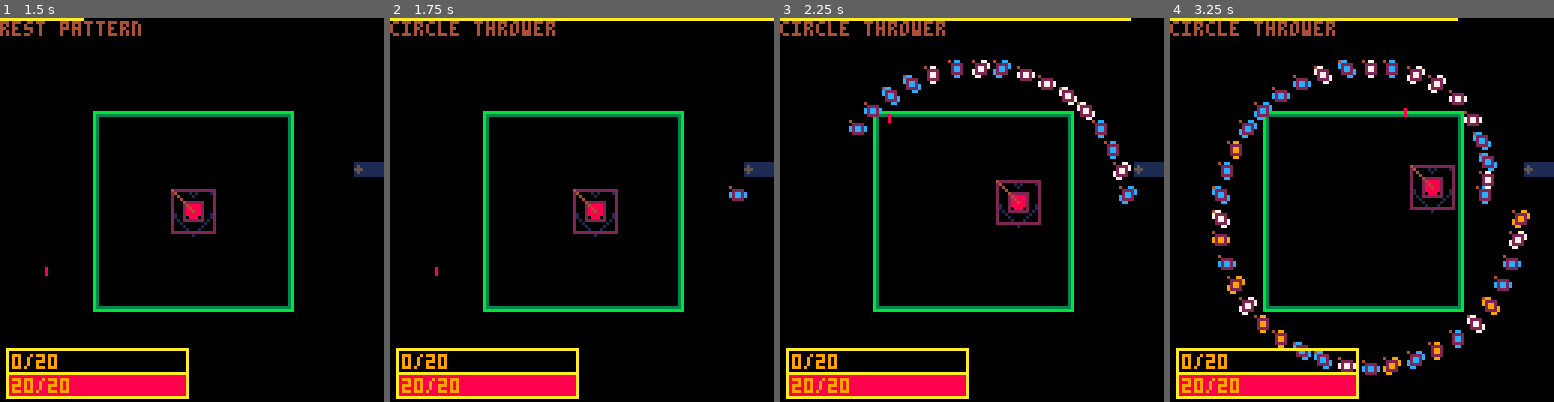
Above: before the commit, frames 1-4 (left to right).
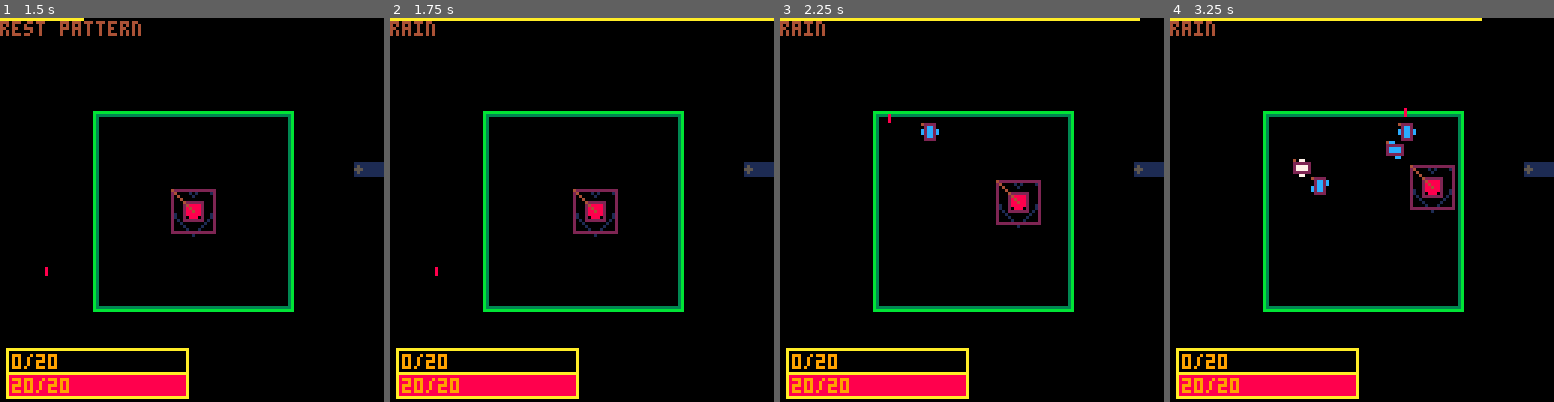
Above: after the commit, the same moments.

Repository: GiovanH/Pico8_Dev
Game: PICO-8 cartridge undertale.p8
Two runs of this game, one before a commit and one after it. Both use one fixed random seed, a clock stepped at 60 frames per second and the inputs below.
Inputs (mouse positions are in pixels of both pictures, inside the frame that each line leads up to):
- Up to frame 1 (1.5 s): tap X (X key) at 0.33, 1.07 s; click (280, 121) at 0.67 s; tap O (Z key) at 0.7 s; click (46, 267) at 1.22 s
- Up to frame 2 (1.75 s): hold Right from 1.6 s (still down); tap O (Z key) at 1.7 s
- Up to frame 3 (2.25 s): click (887, 114) at 1.77 s; tap X (X key) at 1.85 s; release Right at 2.1 s; tap O (Z key) at 2.1 s; hold Up from 2.15 s (still down)
- Up to frame 4 (3.25 s): click (1342, 259) at 2.32 s; release Up at 2.42 s; hold Right 2.47-3.03 s; tap O (Z key) at 2.5, 2.9 s; click (1404, 106) at 2.87 s; tap X (X key) at 2.97 s; hold Left from 3.08 s (still down)

Frame 1 is identical in both runs. In frame 2, 0.9% of the frame differs, in the area x 0-93%, y 0-48%; in frame 3, 3.2%; in frame 4, 7.1%, in the area x 0-94%, y 0-93%.

Commit message:
Fixes, auto-center bullets

Diff:
--- a/undertale.p8
+++ b/undertale.p8
@@ -255,7 +255,6 @@
 function sort(list, keyfunc)
  for i = 2, #list do
   for j = i, 2, -1 do
-   printa(keyfunc, keyfunc(list[j-1]), keyfunc(list[j]))
    if keyfunc(list[j-1]) > keyfunc(list[j]) then
     list[j], list[j-1] = list[j-1], list[j]
    else
@@ -898,7 +897,7 @@
  for _,obj in pairs(self.stage.objects) do
   if obj != self then
    if self.hbox:overlaps(obj.hbox) then
-    if (obj.oncollide and obj:canhit(self) and not obj._grazed) then
+    if (obj.oncollide and obj:canhit(self.soul) and not obj._grazed) then
      self.soul:ongraze(obj)
      obj._grazed = true
     end
@@ -920,12 +919,17 @@
  dynamic = true,
  ttl = 200,
  dmg = 1,
+ hbox_offset = 'CENTER',
+ anchor = 'CENTER',
  bsize = vec(5, 5),
  vel = vec(0, 0.3),
  acc = vec(0, 0),
  dmg_color = nil
 }
 function t_bullet:init(pos)
+ -- Center
+ if (self.hbox_offset == 'CENTER') self.hbox_offset = self.bsize / -2
+ if (self.anchor == 'CENTER') self.anchor = self.size / -2
  mob.init(self, pos, self.spr, self.size)
  self.dmg_color = rndc{nil, "blue", "orange"}
 end
@@ -956,6 +960,8 @@
  frame_len = 4,
  dmg = 1,
  bsize = vec(5, 5),
+ hbox_offset = vec(1, 0),
+ anchor = vec(0),
  vel = vec(0, 0.3)
 }
 function b_fall:update()
@@ -975,13 +981,14 @@
 end
 
 local b_mine = t_bullet:extend{
- ttl = 400,
+ ttl = 800,
  anim = {001},
  frame_len = 4,
  dmg = 1,
+ size = vec(4),
  bsize = vec(4),
- anchor = vec(-2),
- hbox_offset = vec(-2),
+ -- anchor = vec(-2),
+ -- hbox_offset = vec(-2),
  vel = vec(0, 0)
 }
 
@@ -990,8 +997,9 @@
  anim = {016, 017, 018, 019},
  frame_len = 4,
  dmg = 1,
- bsize = vec(4, 4),
- hbox_offset = vec(1, 1),
+ size = vec(6),
+ bsize = vec(4),
+ -- hbox_offset = vec(1, 1),
  vel = vec(0, 0)
 }
 function b_thrown:init(pos, delay)
@@ -1101,13 +1109,14 @@
  shuffle_table(vecs)
  for v in all(vecs) do
    printa(arena.hbox)
-   bigbox = bbox(
+   warnbox = bbox(
     arena.hbox.origin + v:dotp(arena.hbox.size),
     vec(0,0)
-   ):outline(8)
-
+   ):outline(5)
+
+   local bigbox = warnbox:outline(2)
    -- if not o_soul.hbox:overlaps(bigbox) then
-   self:addchild(t_warnbox(bigbox.origin, false, bigbox.size, {ttl=warntime}))
+   self:addchild(t_warnbox(warnbox.origin, false, warnbox.size, {ttl=warntime}))
     self.stage:schedule(warntime, closure(self.addchild, self, b_mine(bigbox:center())))
    -- end
    yieldn(4)
@@ -1116,10 +1125,10 @@
 end
 
 local lib_patterns = {
+ pat_miner,
  pat_rain,
  pat_circthrow,
- pat_randthrow,
- pat_miner
+ pat_randthrow
 }
 
 -- Stage
